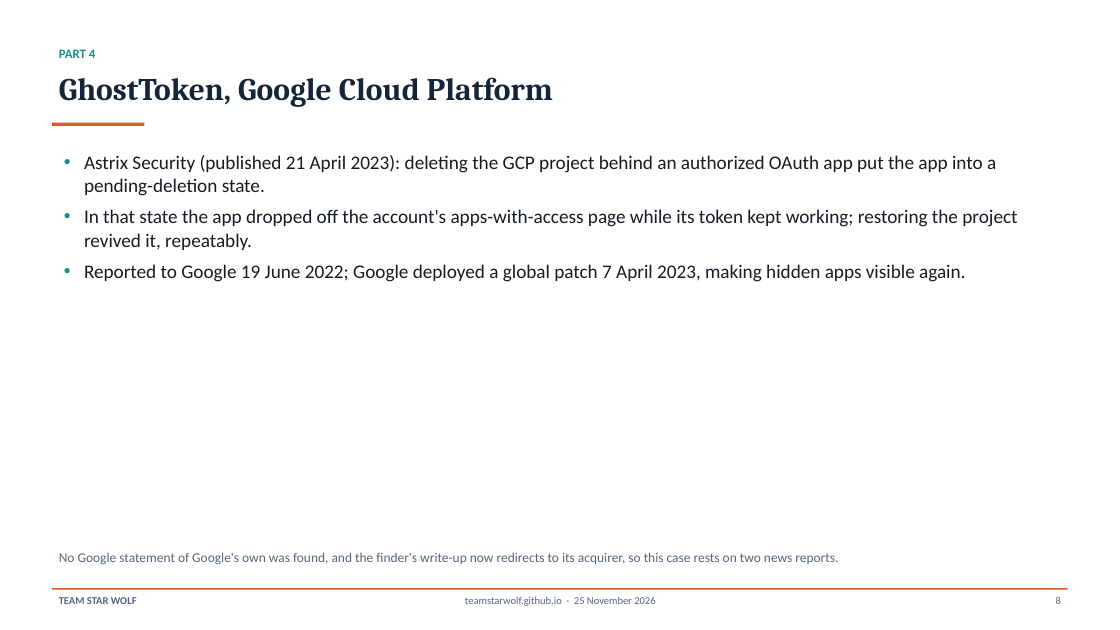
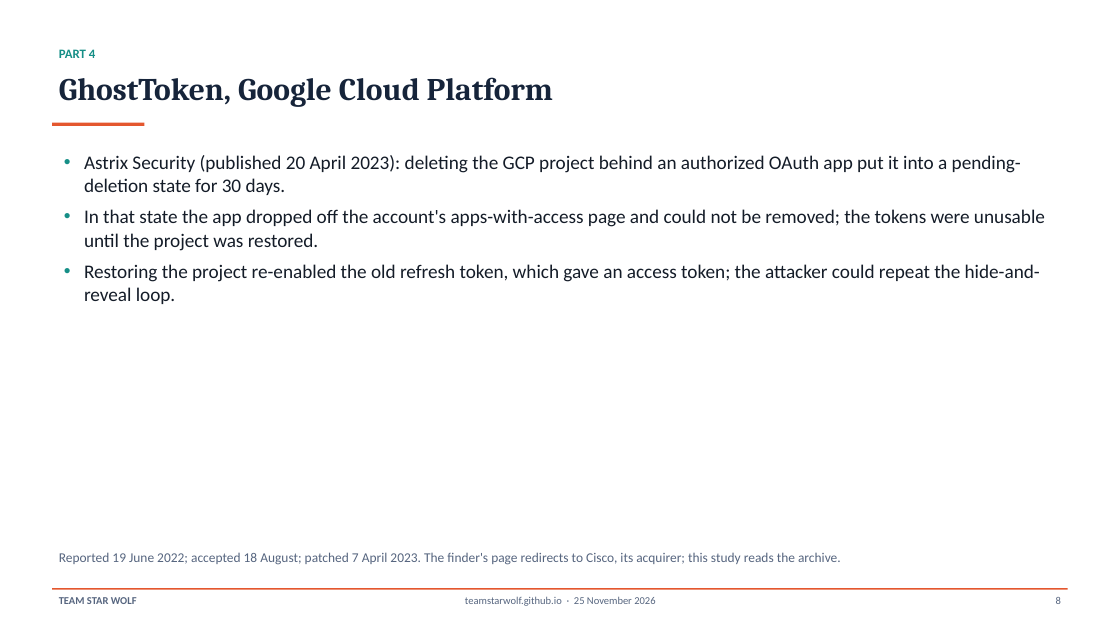
Before and after one commit to TeamStarWolf/TeamStarWolf, a slide deck: slide 8 of case-studies/slides/Cloud_Managed_Service_Flaws_Case_Study.pptx. Drawn at 1120x630 pixels with LibreOffice and Linux fonts; fonts in the diff are those of the drawing. Boxes give left, top, right and bottom in pixels: in the first picture for what was removed or moved away, otherwise in the second. Text is boxed around its words. In the diff, an @@ line names an element or a change of style, - is before the commit and + after.

```diff
--- a/case-studies/slides/Cloud_Managed_Service_Flaws_Case_Study.pptx
+++ b/case-studies/slides/Cloud_Managed_Service_Flaws_Case_Study.pptx
@@ text at box(84, 155, 1045, 304): text changed @@
-• Astrix Security (published 21 April 2023): deleting the GCP project behind an authorized OAuth app put the app into a pending-deletion state.
-• In that state the app dropped off the account's apps-with-access page while its token kept working; restoring the project revived it, repeatably.
-• Reported to Google 19 June 2022; Google deployed a global patch 7 April 2023, making hidden apps visible again.
+• Astrix Security (published 20 April 2023): deleting the GCP project behind an authorized OAuth app put it into a pending-deletion state for 30 days.
+• In that state the app dropped off the account's apps-with-access page and could not be removed; the tokens were unusable until the project was restored.
+• Restoring the project re-enabled the old refresh token, which gave an access token; the attacker could repeat the hide-and-reveal loop.
@@ text at box(59, 552, 841, 565): text changed @@
-No Google statement of Google's own was found, and the finder's write-up now redirects to its acquirer, so this case rests on two news reports.
+Reported 19 June 2022; accepted 18 August; patched 7 April 2023. The finder's page redirects to Cisco, its acquirer; this study reads the archive.
```
Also in this commit, not shown: 10 other slides changed, 14 other files.
